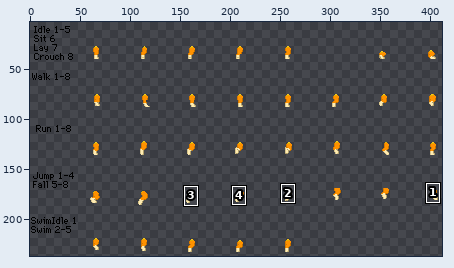
A sprite sheet gets an edit: humanoid/sbq/Fevix/Sandy/legs/hindlegFront.png. The picture above shows the old version from afar; the outline marks the close-up.
Close-up. As it was:
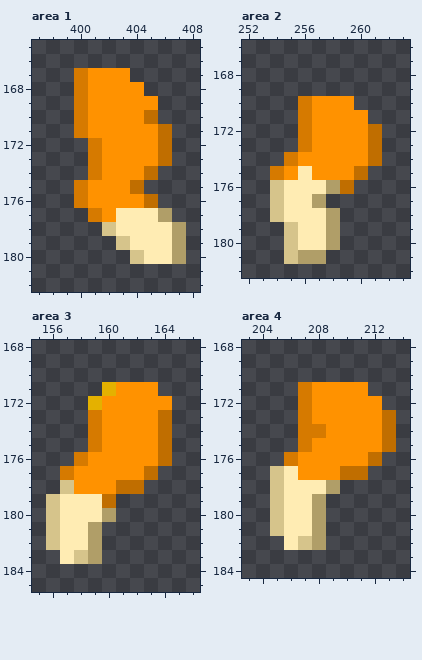
The file is 432x240 pixels. Shown: area 1: x 397..408, y 165..182; area 2: x 252..263, y 166..182; area 3: x 155..166, y 168..185; area 4: x 203..214, y 168..184. The wide view leaves out empty margins. The commit also changed other parts of the picture, which this record leaves out.
After:
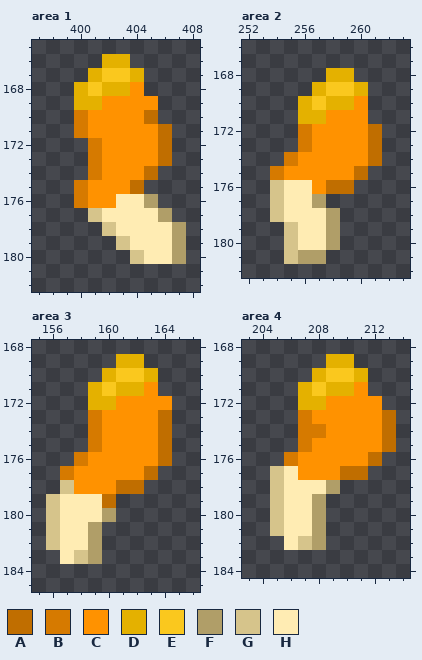
Palette (. is transparent): A #c06e00  B #d67a00  C #ff9200  D #e4b100  E #fac81e  F #b09e68  G #d6c48b  H #ffecb3
Change:
Area 1:
Colour D now appears in row 166 at x 402 to 403; in row 167 at x 404.
The author changed colour B to colour D in rows 168 to 169 at x 400.
The author changed colour C to colour D in row 167 at x 401; in row 168 at x 402 to 403; in row 169 at x 401.
The author changed colour C to colour E in row 167 at x 402 to 403; in row 168 at x 401.
The author changed colour A to colour F in row 176 at x 405.
The author changed colour B to colour G in row 177 at x 401.
The author changed colour C to colour H in row 176 at x 403 to 404; in row 177 at x 402.
Colour B is removed in row 167 at x 400.
Area 2:
The author changed colour F to colour A in row 176 at x 258.
Colour C now appears in row 170 at x 260.
The author changed colour H to colour C in row 175 at x 256; in row 176 at x 257.
Colour D now appears in row 168 at x 258 to 259; in row 169 at x 257 and 260.
The author changed colour B to colour D in rows 170 to 171 at x 256.
The author changed colour C to colour D in row 170 at x 258 to 259; in row 171 at x 257.
Colour E now appears in row 169 at x 258 to 259.
The author changed colour C to colour E in row 170 at x 257.
Area 3:
Colour D now appears in row 169 at x 161 to 162; in row 170 at x 160 and 163; in row 171 at x 159.
The author changed colour C to colour D in row 171 at x 161 to 162; in row 172 at x 160.
Colour E now appears in row 170 at x 161 to 162.
The author changed colour D to colour E in row 171 at x 160.
Area 4:
Colour D now appears in row 169 at x 209 to 210; in row 170 at x 208 and 211.
The author changed colour B to colour D in rows 171 to 172 at x 207.
The author changed colour C to colour D in row 171 at x 209 to 210; in row 172 at x 208.
Colour E now appears in row 170 at x 209 to 210.
The author changed colour C to colour E in row 171 at x 208.
Pixel boxes of the changes (left, top, right, bottom) in both close-ups:
changed: (74, 54, 144, 110)
changed: (88, 194, 158, 222)
changed: (298, 68, 368, 124)
changed: (298, 166, 340, 194)
changed: (88, 354, 158, 410)
changed: (298, 354, 368, 410)
